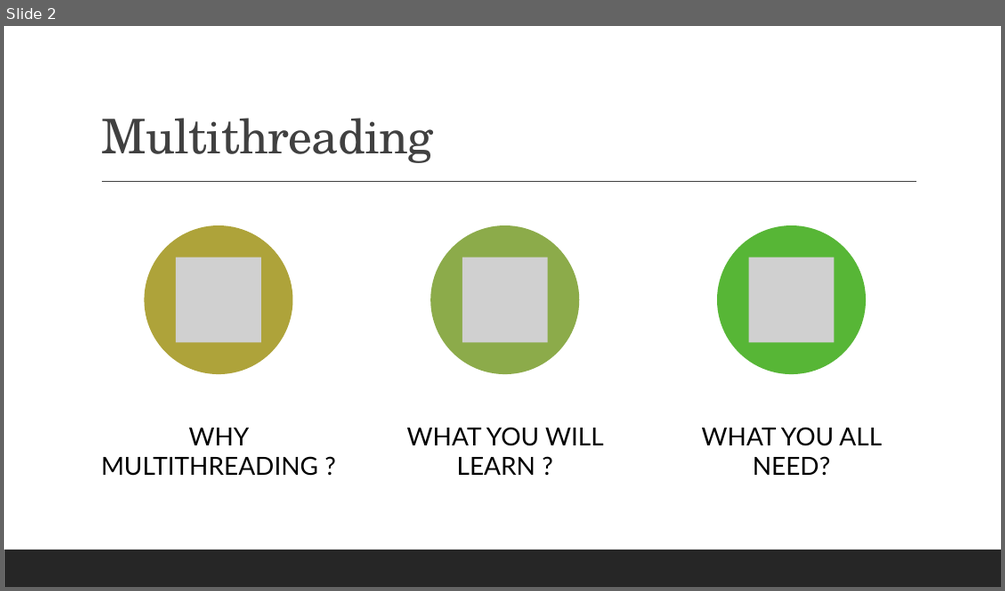
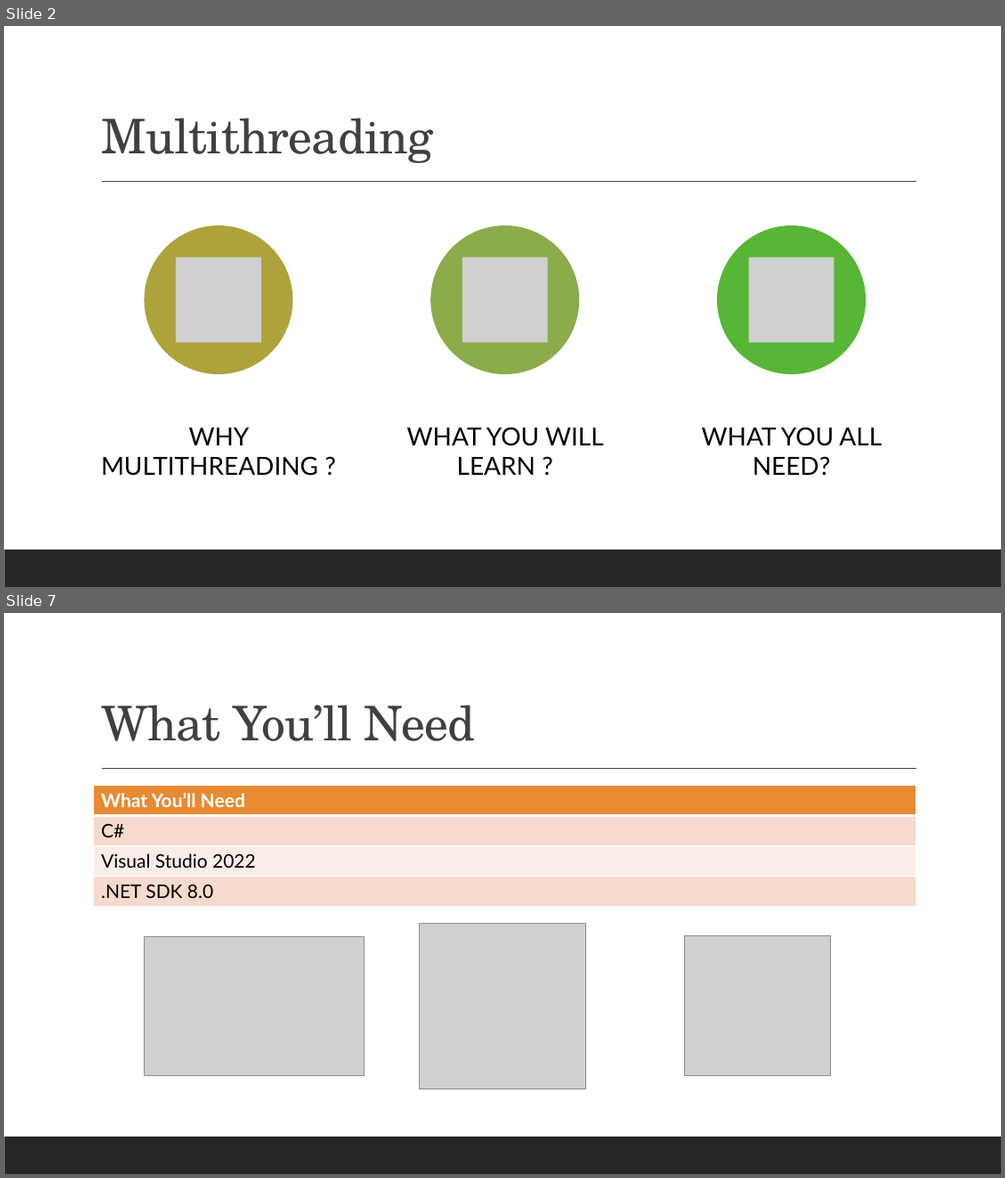
Before and after one commit to bhushanpoojary/MultiThreadingDotNet, a slide deck: PPT/Mastering Multithreading in DotNet.pptx. Shown one above the other, each under a label of ours: slide 2 before the commit, slides 2 and 7 after it; the slides between them are not shown. The pictures are 1005x591 and 1005x1178 pixels, drawn with LibreOffice and Linux fonts; fonts in the diff are those of the drawing; grey boxes stand for pictures. Boxes give left, top, right and bottom in pixels: in the first picture for what was removed or moved away, otherwise in the second. Text is boxed around its words. In the diff, an @@ line names an element or a change of style, - is before the commit and + after.

```diff
--- a/PPT/Mastering Multithreading in DotNet.pptx
+++ b/PPT/Mastering Multithreading in DotNet.pptx
@@ slide 7 added at [4, 613, 1001, 1174], background #FFFFFF; not listed: 2 template elements that a slide beside it also shows @@
@@ title added at [101, 705, 476, 741], 46 pt, text #404040 @@
+What You’ll Need
@@ table added at [94, 786, 916, 907], 4 rows, 1 columns @@
+What You’ll Need
+C#
+Visual Studio 2022
+.NET SDK 8.0
@@ picture added at [420, 924, 586, 1089] @@
@@ picture added at [144, 937, 364, 1075] @@
@@ picture added at [685, 935, 831, 1075] @@
```
Also in this commit, not shown: 1 slide changed, 6 other slides added.
